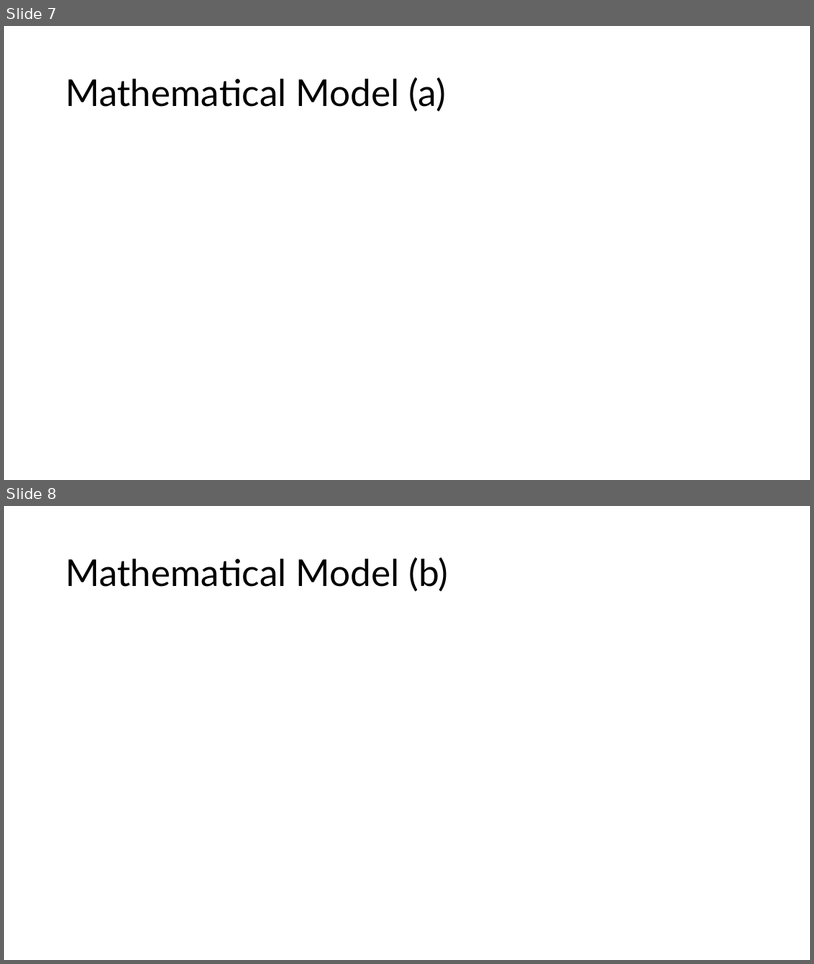
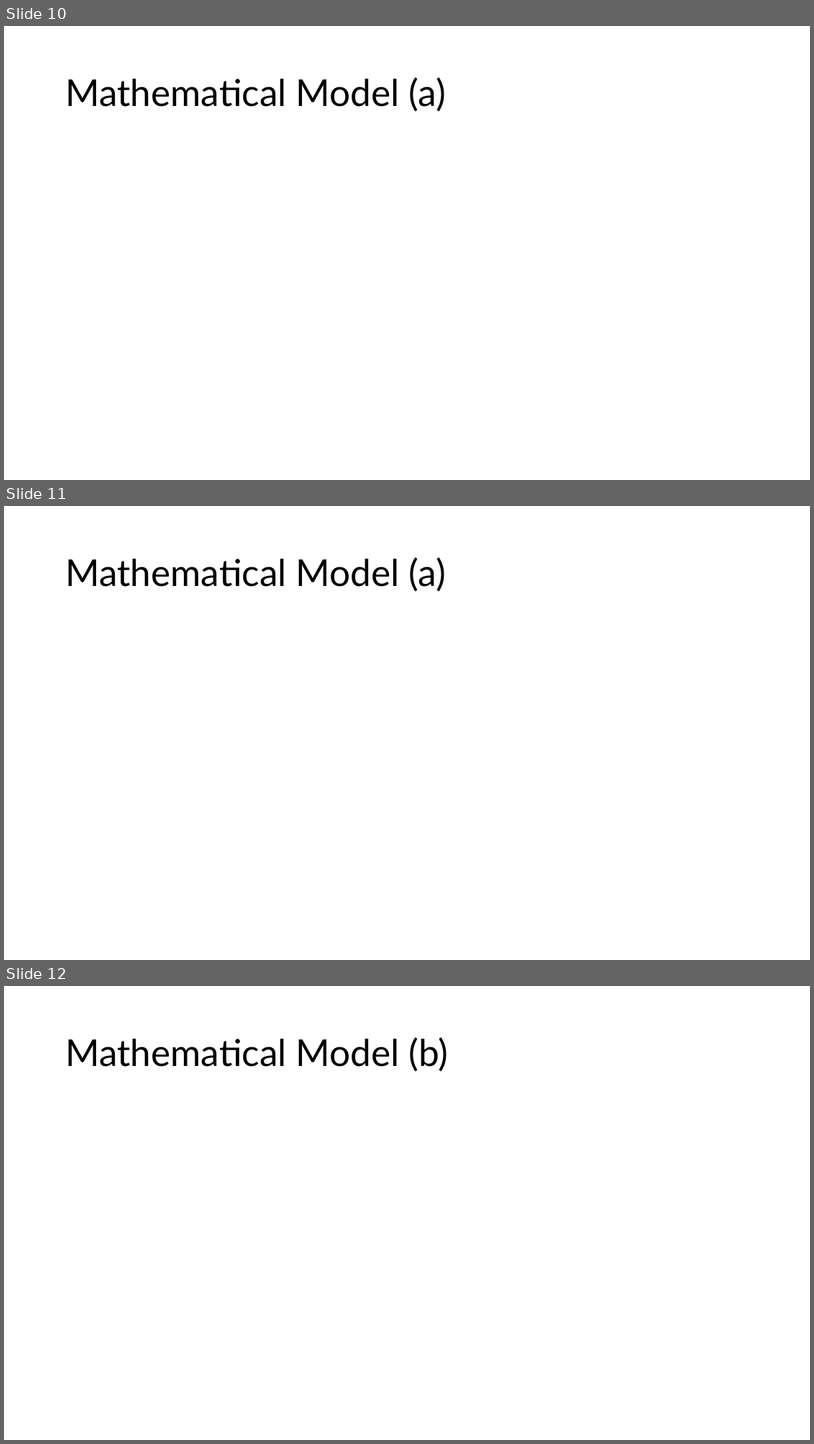
Before and after one commit to darrylteo/Technical-Test---Tutor-Student-Matching-Problem, a slide deck: test_presentation.pptx. Shown one above the other, each under a label of ours: slides 7 and 8 before the commit, slides 10, 11 and 12 after it. The pictures are 814x964 and 814x1444 pixels, drawn with LibreOffice and Linux fonts; fonts in the diff are those of the drawing; grey boxes stand for pictures. Boxes give left, top, right and bottom in pixels: in the first picture for what was removed or moved away, otherwise in the second. Text is boxed around its words. In the diff, an @@ line names an element or a change of style, - is before the commit and + after.

```diff
--- a/test_presentation.pptx
+++ b/test_presentation.pptx
@@ slide 11 added at (x1=4, y1=506, x2=810, y2=960), background #FFFFFF @@
@@ title added at (x1=65, y1=557, x2=446, y2=592), 44 pt, text #000000 @@
+Mathematical Model (a)
@@ what was slide 7 is now slide 10 @@
@@ what was slide 8 is now slide 12 @@
```
Also in this commit, not shown: 3 slides changed, 3 other slides added, 1 other file.
